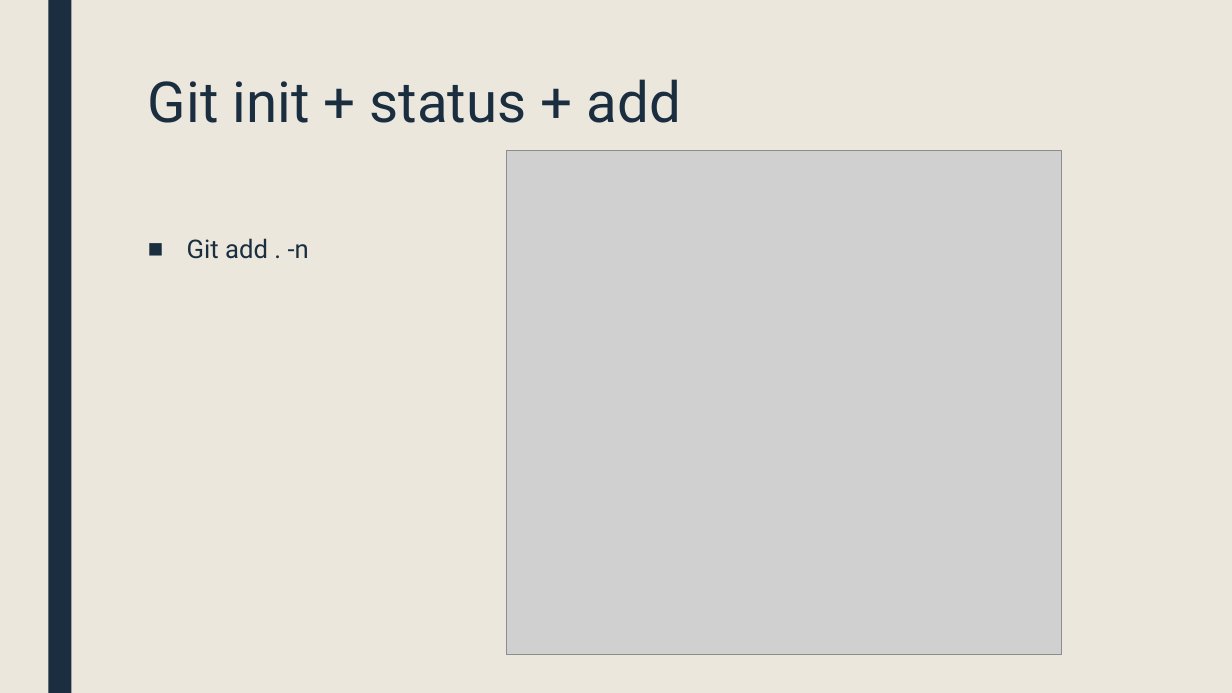
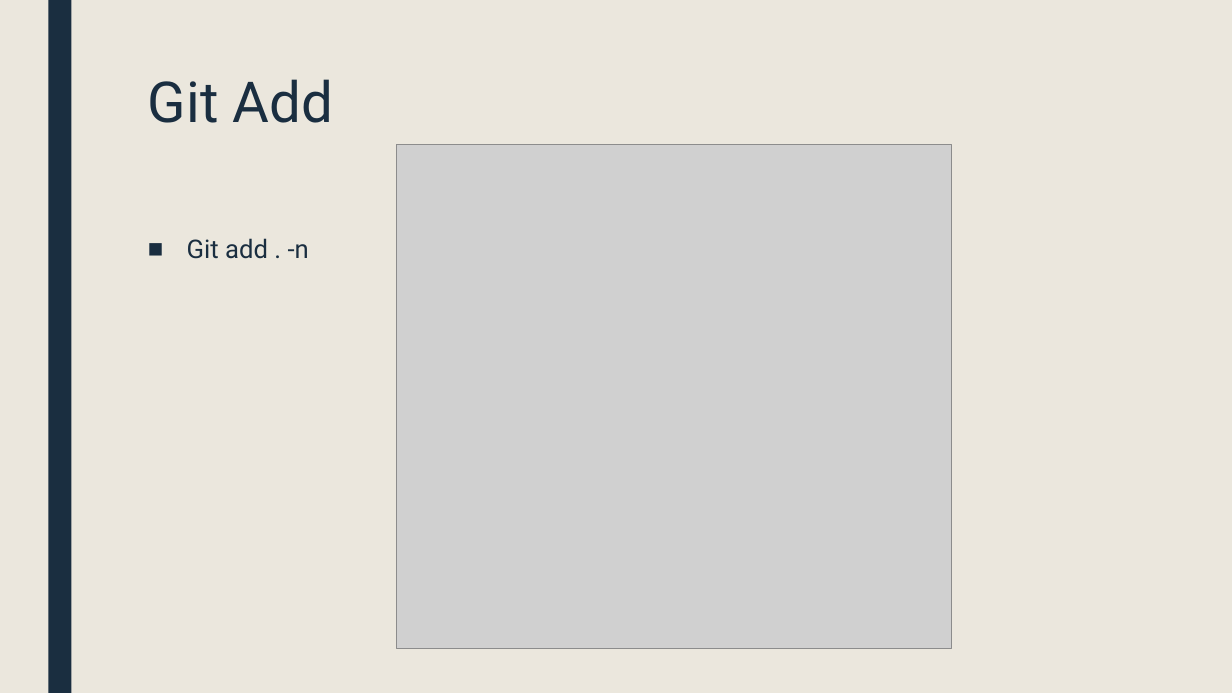
Before and after one commit to ufarm/sommer2016, a slide deck: slide 12 of GIT.pptx (slide 10 before the commit). Drawn at 1232x693 pixels with LibreOffice and Linux fonts; fonts in the diff are those of the drawing; grey boxes stand for pictures. Boxes give left, top, right and bottom in pixels: in the first picture for what was removed or moved away, otherwise in the second. Text is boxed around its words. In the diff, an @@ line names an element or a change of style, - is before the commit and + after.

Commit message:
Added images for branches

```diff
--- a/GIT.pptx
+++ b/GIT.pptx
@@ title at [148,79,332,123]: text changed @@
-Git init + status + add
+Git Add
@@ picture: place and size @@
-picture at [506,151,1062,655]
+picture at [396,144,952,649]
```
Also in this commit, not shown: 4 other slides changed, 9 slides added, 1 slide removed.
